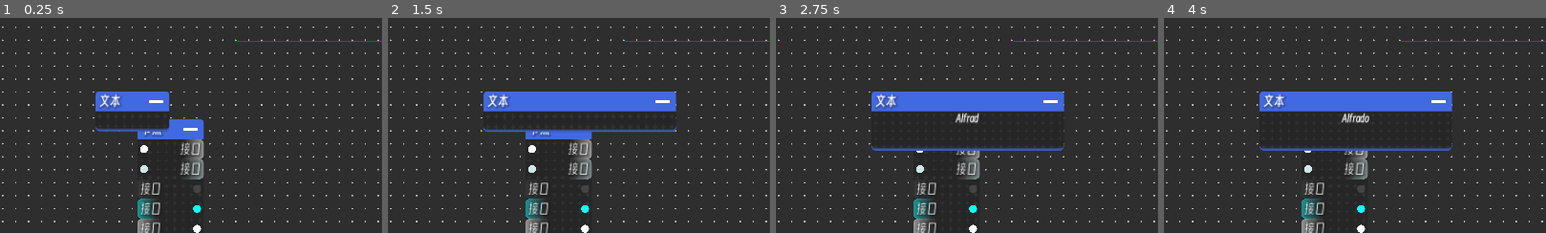
Above: before the commit, frames 1-4 (left to right).
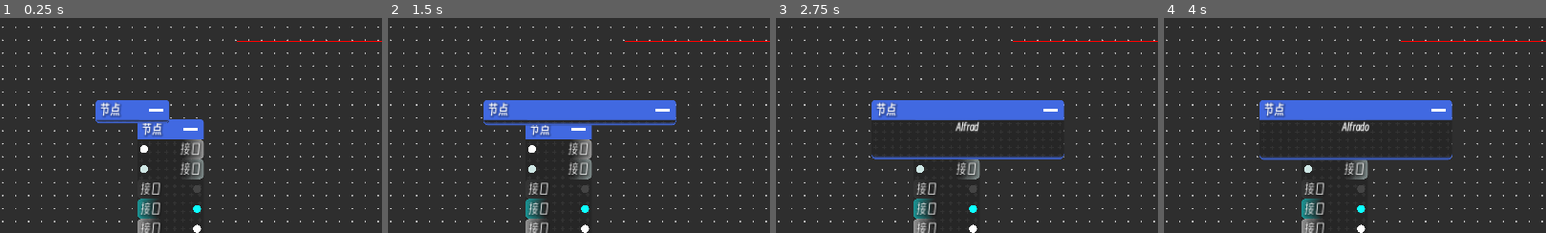
Above: after the commit, the same moments.

Repository: SXijka/GraphComponents_for_Godot
Game: Godot game, scene res://测试场景.tscn
Two runs of this game, one before a commit and one after it. Both use one fixed random seed, a clock stepped at 60 frames per second and the inputs below. The project has no main scene, so this scene is started directly.
Inputs (mouse positions are % of the whole screen's width and height, from its top left):
- Up to frame 1 (0.25 s): no input
- Up to frame 2 (1.5 s): click (76, 52) at 0.52 s; click (77, 56) at 1.27 s
- Up to frame 3 (2.75 s): click (76, 52) at 2.02 s
- Up to frame 4 (4 s): click (77, 56) at 2.77 s; click (76, 52) at 3.52 s
The pictures show only the part of the screen within x 0-50%, y 3-53%; the shares and areas given below are measured in that part.

The runs differ from the first frame. In frame 1, 2.7% of the frame differs, in the area x 25-45%, y 34-53%; in frame 2, 6.4%; in frame 3, 6.3%; in frame 4, 6.6%, in the area x 25-76%, y 34-67%.

Commit message:
对文本节点进行修改，“文本节点”类现在继承自“节点”类，属于“文本节点”和“节点”组

Diff:
--- a/组件/文本节点/文本节点.gd
+++ b/组件/文本节点/文本节点.gd
@@ -1,5 +1,6 @@
-extends Control
+@tool
 class_name 文本节点
+extends 节点
 
 @export var 自动展现: bool = true
 @export var 展开大小: Vector2 = Vector2(300, 100)
@@ -7,22 +8,22 @@
 
 @export_range(1.0, 10.0, 0.1) var 展开时间: float = 3
 @export var 内容: String = "……"
-@export var 名称: String = "文本"
-@export var 颜色: Color = Color.ROYAL_BLUE
 @export_file("*.txt") var 内容文件: String
 
-@onready var 节点本体: 节点 = $"节点"
-@onready var 文本框: ScrollContainer = 节点本体.获取_内容()[0]
-@onready var 文本: RichTextLabel = 节点本体.获取_内容()[0].get_child(0)
+
+@onready var 文本框: ScrollContainer = $"可调整边框/节点内容/面板背景/面板容器/面板/滚动框"
+@onready var 文本: RichTextLabel = $"可调整边框/节点内容/面板背景/面板容器/面板/滚动框/富文本"
 
 
 func _init() -> void:
+	super._init()
 	add_to_group("文本节点")
 
 
 func _ready() -> void:
-	节点本体.名称 = 名称
-	节点本体.标记颜色 = 颜色
+	super._ready()
+	if Engine.is_editor_hint():
+		return
 	if 内容文件:
 		文本.text = FileAccess.open(内容文件, FileAccess.READ).get_as_text()
 	else:
@@ -39,10 +40,10 @@
 
 func 展现():
 	show()
-	节点本体.节点大小 = 隐藏大小
+	节点大小 = 隐藏大小
 
 	var 展开动画 = 文本.create_tween()
 	展开动画.set_trans(Tween.TRANS_CUBIC)
-	展开动画.tween_property(节点本体, "节点大小",Vector2(展开大小.x, 节点本体.size.y) ,展开时间/3)
-	展开动画.tween_property(节点本体, "节点大小", 展开大小, 展开时间 * 2 / 3)
+	展开动画.tween_property(self, "节点大小",Vector2(展开大小.x, size.y) ,展开时间/3)
+	展开动画.tween_property(self, "节点大小", 展开大小, 展开时间 * 2 / 3)
 	展开动画.parallel().tween_property(文本, "visible_ratio", 1.0, 展开时间 * 2 / 3)
--- a/组件/文本节点/文本节点.tscn
+++ b/组件/文本节点/文本节点.tscn
@@ -1,40 +1,141 @@
-[gd_scene load_steps=3 format=3 uid="uid://br1mcek6akb36"]
+[gd_scene load_steps=10 format=3 uid="uid://rco3ykru6bhj"]
 
 [ext_resource type="Script" path="res://组件/文本节点/文本节点.gd" id="1_xxgr6"]
-[ext_resource type="PackedScene" uid="uid://catrgda1jghjb" path="res://组件/节点/节点.tscn" id="1_yt112"]
+[ext_resource type="Script" path="res://组件/可调整边框/可调整边框.gd" id="2_io17j"]
+[ext_resource type="Texture2D" uid="uid://c4a7pxn3sdnne" path="res://组件/节点/收起按钮.tres" id="3_xnhw0"]
+[ext_resource type="Theme" uid="uid://bi3qwhycdl2pj" path="res://组件/节点/节点面板主题.tres" id="4_k38du"]
+[ext_resource type="PackedScene" uid="uid://bfvnosgijqsuw" path="res://组件/点背景/点背景.tscn" id="5_yh4jw"]
+[ext_resource type="Texture2D" uid="uid://5n1qnlesu0si" path="res://组件/点背景/背景图标.svg" id="6_8bsu8"]
+
+[sub_resource type="StyleBoxFlat" id="StyleBoxFlat_lqxtp"]
+bg_color = Color(1, 1, 1, 1)
+border_blend = true
+corner_radius_top_left = 5
+corner_radius_top_right = 5
+
+[sub_resource type="Theme" id="Theme_w3c1x"]
+resource_local_to_scene = true
+Label/colors/font_shadow_color = Color(0, 0, 0, 0.196078)
+Label/constants/shadow_outline_size = 8
+Label/font_sizes/font_size = 20
+PanelContainer/styles/panel = SubResource("StyleBoxFlat_lqxtp")
+VBoxContainer/constants/separation = 0
+
+[sub_resource type="AtlasTexture" id="AtlasTexture_c5uln"]
+resource_local_to_scene = true
+atlas = ExtResource("6_8bsu8")
+region = Rect2(352, 96, 64, 64)
 
 [node name="文本节点" type="Control"]
 layout_mode = 3
 anchors_preset = 0
+size_flags_vertical = 0
 script = ExtResource("1_xxgr6")
+"允许垂直调整" = true
+"节点全局矩形" = Rect2(-55, -22.5, 110, 45)
 
-[node name="节点" parent="." node_paths=PackedStringArray("初始加载内容") instance=ExtResource("1_yt112")]
-layout_mode = 0
-anchors_preset = 0
-anchor_left = 0.0
-anchor_top = 0.0
-anchor_right = 0.0
-anchor_bottom = 0.0
-offset_left = 0.0
-offset_top = 0.0
+[node name="可调整边框" type="MarginContainer" parent="." node_paths=PackedStringArray("本体")]
+layout_mode = 1
+anchors_preset = 8
+anchor_left = 0.5
+anchor_top = 0.5
+anchor_right = 0.5
+anchor_bottom = 0.5
+offset_left = -55.0
+offset_top = -22.5
+offset_right = 55.0
+offset_bottom = 22.5
+grow_horizontal = 2
+grow_vertical = 2
+theme_override_constants/margin_left = 5
+theme_override_constants/margin_top = 5
+theme_override_constants/margin_right = 5
+theme_override_constants/margin_bottom = 5
+script = ExtResource("2_io17j")
+"本体" = NodePath("节点内容")
+
+[node name="节点内容" type="VBoxContainer" parent="可调整边框"]
+layout_mode = 2
+mouse_filter = 0
+theme = SubResource("Theme_w3c1x")
+
+[node name="标题栏背景" type="PanelContainer" parent="可调整边框/节点内容"]
+self_modulate = Color(0.254902, 0.411765, 0.882353, 1)
+layout_mode = 2
+mouse_filter = 1
+theme = SubResource("Theme_w3c1x")
+
+[node name="标题栏边距" type="MarginContainer" parent="可调整边框/节点内容/标题栏背景"]
+custom_minimum_size = Vector2(100, 30)
+layout_mode = 2
+theme_override_constants/margin_left = 5
+theme_override_constants/margin_top = 2
+theme_override_constants/margin_right = 5
+theme_override_constants/margin_bottom = 2
+
+[node name="左右布局" type="HBoxContainer" parent="可调整边框/节点内容/标题栏背景/标题栏边距"]
+layout_mode = 2
+
+[node name="节点名称" type="Label" parent="可调整边框/节点内容/标题栏背景/标题栏边距/左右布局"]
+layout_mode = 2
+size_flags_horizontal = 2
+size_flags_stretch_ratio = 5.0
+text = "节点"
+vertical_alignment = 1
+
+[node name="隐蔽按钮" type="Button" parent="可调整边框/节点内容/标题栏背景/标题栏边距/左右布局"]
+custom_minimum_size = Vector2(30, 0)
+layout_mode = 2
+size_flags_horizontal = 10
+tooltip_text = "隐蔽 / 显示"
+toggle_mode = true
+icon = ExtResource("3_xnhw0")
+flat = true
+icon_alignment = 1
+expand_icon = true
+
+[node name="面板背景" type="PanelContainer" parent="可调整边框/节点内容"]
+self_modulate = Color(0.15, 0.15, 0.15, 1)
+layout_mode = 2
+size_flags_vertical = 3
+mouse_filter = 1
+theme = ExtResource("4_k38du")
+
+[node name="背景容器" type="Control" parent="可调整边框/节点内容/面板背景"]
+layout_mode = 2
+mouse_filter = 2
+
+[node name="点背景" parent="可调整边框/节点内容/面板背景/背景容器" node_paths=PackedStringArray("同步容器") instance=ExtResource("5_yh4jw")]
+self_modulate = Color(0.2, 0.2, 0.2, 1)
+layout_mode = 1
+anchors_preset = 15
+anchor_right = 1.0
+anchor_bottom = 1.0
 offset_right = 0.0
 offset_bottom = 0.0
-grow_horizontal = 1
-grow_vertical = 1
-"初始加载内容" = [NodePath("滚动框")]
-"允许垂直调整" = true
-"内容扩展对齐" = true
+grow_horizontal = 2
+grow_vertical = 2
+scale = Vector2(0.2, 0.2)
+texture = SubResource("AtlasTexture_c5uln")
+"同步容器" = NodePath("..")
+"图案" = "十"
+"点颜色" = Color(0.2, 0.2, 0.2, 1)
 
-[node name="滚动框" type="ScrollContainer" parent="节点"]
-custom_minimum_size = Vector2(100, 30)
-layout_mode = 0
-offset_right = 100.0
-offset_bottom = 30.0
+[node name="面板容器" type="VBoxContainer" parent="可调整边框/节点内容/面板背景"]
+layout_mode = 2
+
+[node name="面板" type="VBoxContainer" parent="可调整边框/节点内容/面板背景/面板容器"]
+layout_mode = 2
+size_flags_vertical = 3
+
+[node name="滚动框" type="ScrollContainer" parent="可调整边框/节点内容/面板背景/面板容器/面板"]
+layout_mode = 2
+size_flags_vertical = 3
 follow_focus = true
 horizontal_scroll_mode = 0
 vertical_scroll_mode = 3
 
-[node name="富文本" type="RichTextLabel" parent="节点/滚动框"]
+[node name="富文本" type="RichTextLabel" parent="可调整边框/节点内容/面板背景/面板容器/面板/滚动框"]
 layout_mode = 2
 size_flags_horizontal = 3
 size_flags_vertical = 3
@@ -42,3 +143,11 @@
 bbcode_enabled = true
 fit_content = true
 scroll_active = false
+
+[node name="底部背景" type="Panel" parent="可调整边框/节点内容/面板背景"]
+modulate = Color(0.254902, 0.411765, 0.882353, 1)
+custom_minimum_size = Vector2(0, 5)
+layout_mode = 2
+size_flags_vertical = 8
+theme = ExtResource("4_k38du")
+theme_type_variation = &"PanelBottom"
